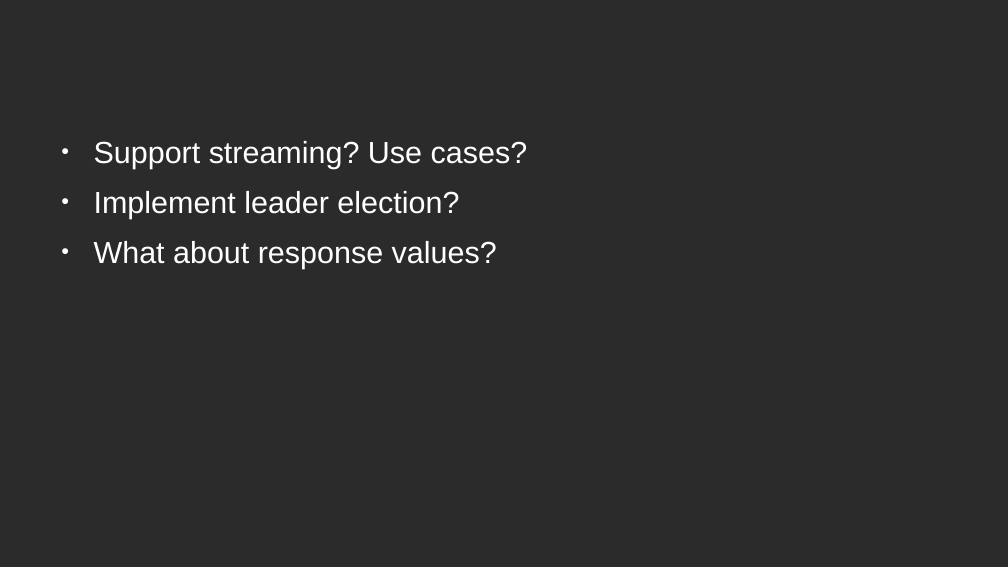
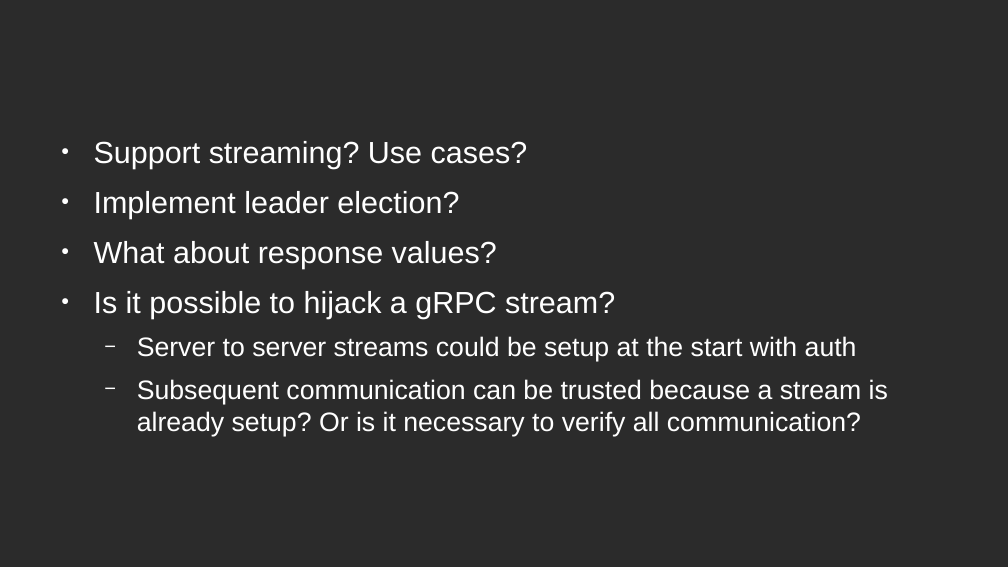
Before and after one commit to aleksander-vedvik/Master, a slide deck: slide 22 of notes/presentation.odp. Drawn at 1008x567 pixels with LibreOffice and Linux fonts; fonts in the diff are those of the drawing; background and template pictures are left out; a plain dark background stands for a picture behind light text. Boxes give left, top, right and bottom in pixels: in the first picture for what was removed or moved away, otherwise in the second. Text is boxed around its words. In the diff, an @@ line names an element or a change of style, - is before the commit and + after.

```diff
--- a/notes/presentation.odp
+++ b/notes/presentation.odp
@@ text at [94, 291, 888, 436]: paragraphs added @@
+● Is it possible to hijack a gRPC stream?
+  − Server to server streams could be setup at the start with auth
+  − Subsequent communication can be trusted because a stream is already setup? Or is it necessary to verify all communication?
```
Also in this commit, not shown: 2 slides added, 7 other files.
